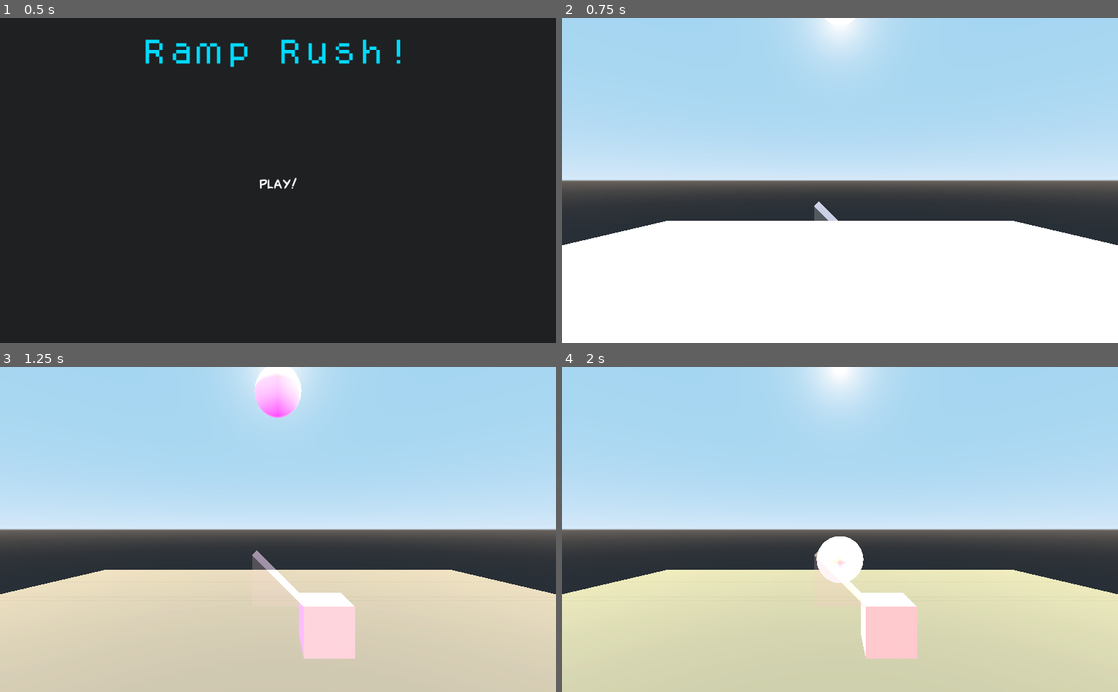
Above: before the commit, frames 1-4 (two rows, left to right).
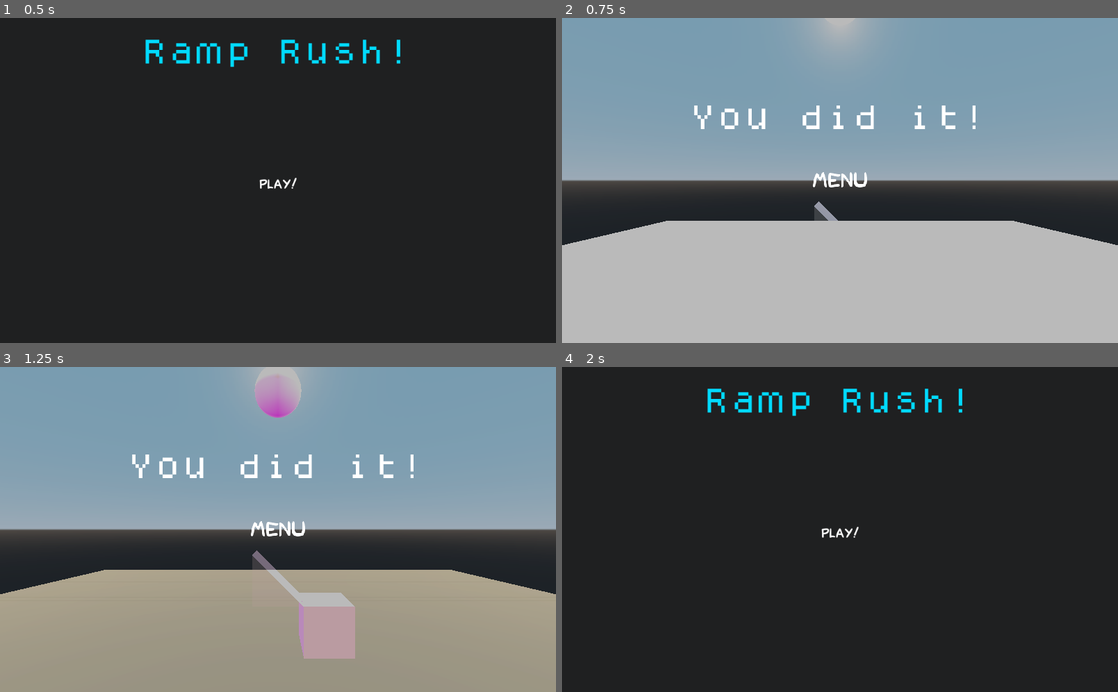
Above: after the commit, the same moments.

Repository: lpszeto/Ramp_Rush
Game: Godot game, scene res://Menu.tscn
Same seed, same stepped clock (60 frames per second), same inputs: the game is played once before the commit and once after it.
Inputs (mouse positions are in pixels of both pictures, inside the frame that each line leads up to):
- Up to frame 1 (0.5 s): no input
- Up to frame 2 (0.75 s): click "Play!" at 0.5 s
- Up to frame 3 (1.25 s): no input
- Up to frame 4 (2 s): click (840, 529) at 1.25 s, where only the run after the commit has a clickable "MenU"

Frame 1 is identical in both runs. In frame 2, 88% of the frame differs, in the area x 0-100%, y 0-100%; in frame 3, 87%; in frame 4, 94%.

Commit message:
Add a Restart HUD

Diff:
--- /dev/null
+++ b/Ramp Rush/Button.gd
@@ -0,0 +1,9 @@
+extends Button
+
+
+func _ready():
+	pass
+
+
+func _on_Menu_pressed():
+	get_tree().change_scene("res://Menu.tscn")
--- a/Ramp Rush/Main.tscn
+++ b/Ramp Rush/Main.tscn
@@ -1,9 +1,12 @@
-[gd_scene load_steps=8 format=2]
+[gd_scene load_steps=15 format=2]
 
 [ext_resource path="res://Ball.tscn" type="PackedScene" id=1]
 [ext_resource path="res://BaseBlock.tscn" type="PackedScene" id=2]
 [ext_resource path="res://Pivot.tscn" type="PackedScene" id=3]
 [ext_resource path="res://Ramp.tscn" type="PackedScene" id=4]
+[ext_resource path="res://fonts/dogica.ttf" type="DynamicFontData" id=5]
+[ext_resource path="res://fonts/Redkost Comic.otf" type="DynamicFontData" id=6]
+[ext_resource path="res://Button.gd" type="Script" id=7]
 
 [sub_resource type="BoxShape" id=1]
 extents = Vector3( 30, 1, 30 )
@@ -13,6 +16,20 @@
 
 [sub_resource type="SpatialMaterial" id=3]
 albedo_color = Color( 0.360784, 0.360784, 0.360784, 1 )
+
+[sub_resource type="DynamicFont" id=4]
+size = 50
+font_data = ExtResource( 5 )
+
+[sub_resource type="Theme" id=5]
+default_font = SubResource( 4 )
+
+[sub_resource type="DynamicFont" id=6]
+size = 40
+font_data = ExtResource( 6 )
+
+[sub_resource type="Theme" id=7]
+default_font = SubResource( 6 )
 
 [node name="Main" type="Node"]
 
@@ -41,3 +58,40 @@
 
 [node name="Ramp" parent="." instance=ExtResource( 4 )]
 transform = Transform( 1, 0, 0, 0, 1, 0, 0, 0, 1, 0, 5, 0 )
+
+[node name="Control" type="Control" parent="."]
+anchor_right = 1.0
+anchor_bottom = 1.0
+
+[node name="ColorRect" type="ColorRect" parent="Control"]
+anchor_right = 1.0
+anchor_bottom = 1.0
+color = Color( 0, 0, 0, 0.270588 )
+
+[node name="Label" type="Label" parent="Control/ColorRect"]
+anchor_left = 0.5
+anchor_right = 0.5
+margin_left = -275.0
+margin_top = 161.0
+margin_right = 275.0
+margin_bottom = 199.0
+theme = SubResource( 5 )
+text = "You did it!"
+
+[node name="Menu" type="Button" parent="Control/ColorRect"]
+anchor_left = 0.5
+anchor_top = 0.5
+anchor_right = 0.5
+anchor_bottom = 0.5
+margin_left = -57.0
+margin_top = -24.5
+margin_right = 57.0
+margin_bottom = 24.5
+theme = SubResource( 7 )
+custom_colors/font_color = Color( 1, 1, 1, 1 )
+custom_colors/font_color_hover = Color( 0, 0.905882, 1, 1 )
+text = "MenU"
+flat = true
+script = ExtResource( 7 )
+
+[connection signal="pressed" from="Control/ColorRect/Menu" to="Control/ColorRect/Menu" method="_on_Menu_pressed"]
